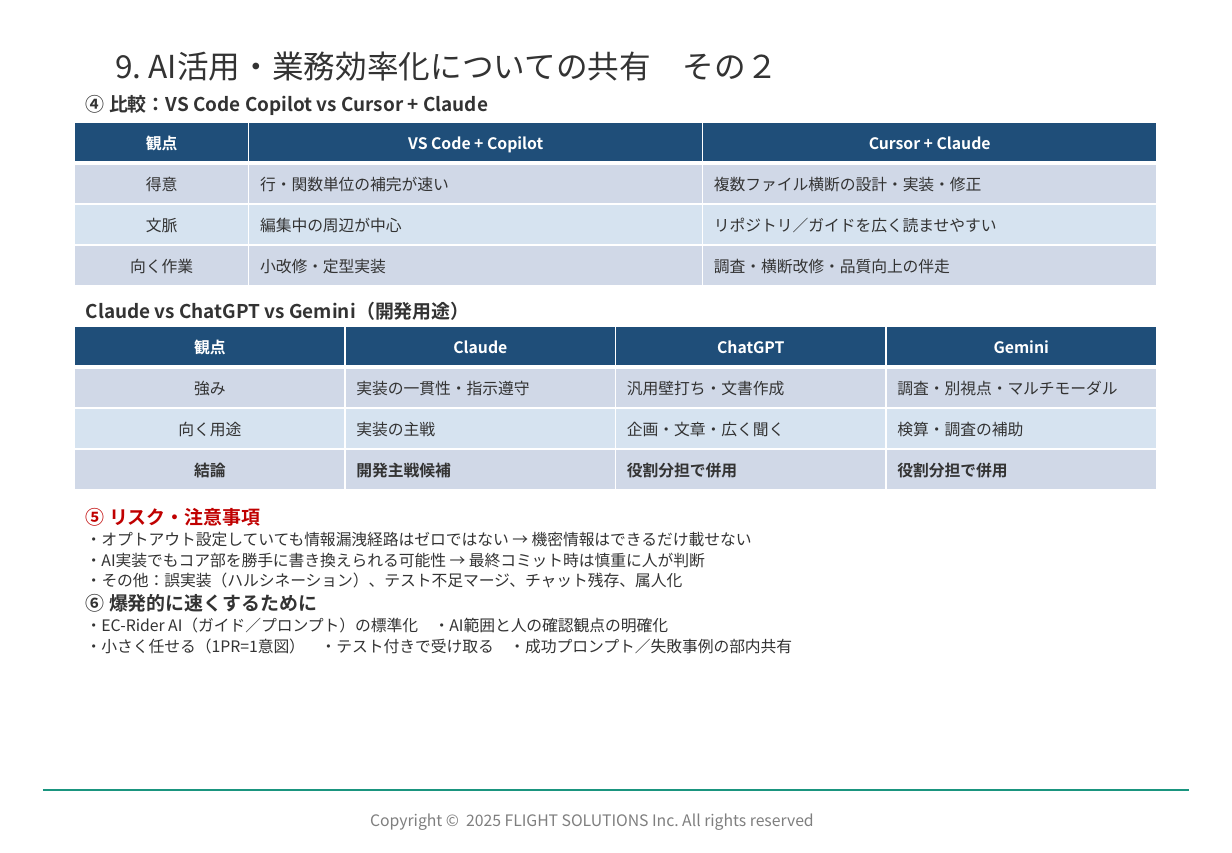
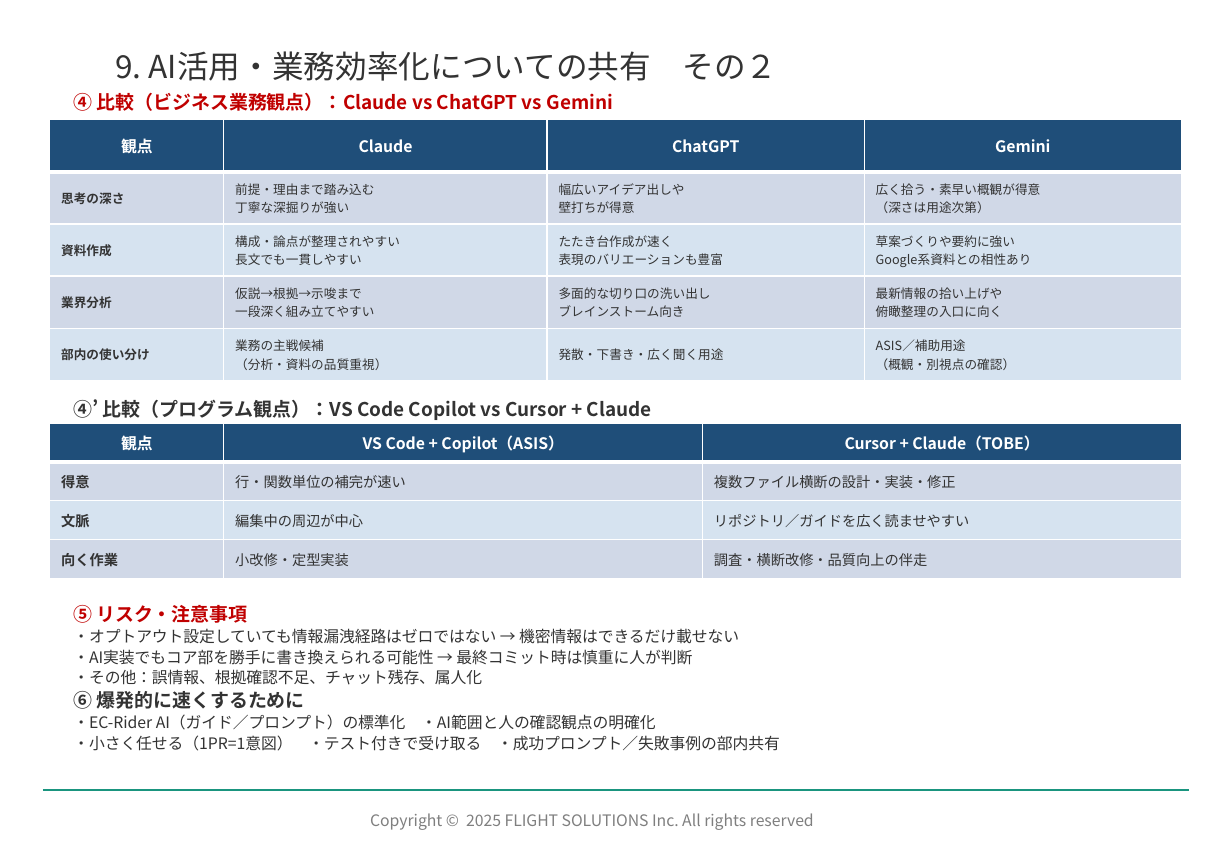
Before and after one commit to kozonoflight/git_tutorial, a slide deck: slide 19 of docs/【EC】ECサービス部_2026年7月度部会_Ver1.1.pptx. Drawn at 1232x853 pixels with LibreOffice and Linux fonts; fonts in the diff are those of the drawing; background and template pictures are left out. Boxes give left, top, right and bottom in pixels: in the first picture for what was removed or moved away, otherwise in the second. Text is boxed around its words. In the diff, an @@ line names an element or a change of style, - is before the commit and + after.

```diff
--- a/docs/【EC】ECサービス部_2026年7月度部会_Ver1.1.pptx
+++ b/docs/【EC】ECサービス部_2026年7月度部会_Ver1.1.pptx
@@ table added at bbox=[50, 119, 1182, 381], 5 rows, 4 columns @@
+観点 | Claude | ChatGPT | Gemini
+思考の深さ | 前提・理由まで踏み込む 丁寧な深掘りが強い | 幅広いアイデア出しや 壁打ちが得意 | 広く拾う・素早い概観が得意 （深さは用途次第）
+資料作成 | 構成・論点が整理されやすい 長文でも一貫しやすい | たたき台作成が速く 表現のバリエーションも豊富 | 草案づくりや要約に強い Google系資料との相性あり
+業界分析 | 仮説→根拠→示唆まで 一段深く組み立てやすい | 多面的な切り口の洗い出し ブレインストーム向き | 最新情報の拾い上げや 俯瞰整理の入口に向く
+部内の使い分け | 業務の主戦候補 （分析・資料の品質重視） | 発散・下書き・広く聞く用途 | ASIS／補助用途 （概観・別視点の確認）
@@ text at bbox=[73, 93, 613, 111]: text changed; text colour #333333 to #C00000 @@
-④ 比較：VS Code Copilot vs Cursor + Claude
+④ 比較（ビジネス業務観点）：Claude vs ChatGPT vs Gemini
@@ table removed at bbox=[75, 326, 1158, 490], 4 rows, 4 columns @@
-観点 | Claude | ChatGPT | Gemini
-強み | 実装の一貫性・指示遵守 | 汎用壁打ち・文書作成 | 調査・別視点・マルチモーダル
-向く用途 | 実装の主戦 | 企画・文章・広く聞く | 検算・調査の補助
-結論 | 開発主戦候補 | 役割分担で併用 | 役割分担で併用
@@ text at bbox=[73, 399, 652, 420]: text changed @@
-Claude vs ChatGPT vs Gemini（開発用途）
+④’ 比較（プログラム観点）：VS Code Copilot vs Cursor + Claude
@@ table at bbox=[50, 423, 1182, 579] @@
-row 1, column 2: VS Code + Copilot
+row 1, column 2: VS Code + Copilot（ASIS）
-row 1, column 3: Cursor + Claude
+row 1, column 3: Cursor + Claude（TOBE）
@@ size 10 to 9 pt in "得意", "行・関数単位の補完が速い", "複数ファイル横断の設計・実装・修正", "文脈" and 5 more places @@
@@ bold on in "得意", "文脈", "向く作業" @@
@@ alignment centre to left @@
@@ table: place and size @@
-table at bbox=[75, 122, 1157, 286]
+table at bbox=[50, 423, 1182, 579]
@@ text "⑤ リスク・注意事項": place and size @@
-text "⑤ リスク・注意事項" at bbox=[86, 508, 792, 654]
+text "⑤ リスク・注意事項" at bbox=[73, 605, 780, 751]
@@ text at bbox=[73, 669, 482, 685]: text changed @@
-・その他：誤実装（ハルシネーション）、テスト不足マージ、チャット残存、属人化
+・その他：誤情報、根拠確認不足、チャット残存、属人化
```
Also in this commit, not shown: 1 other slide changed.
